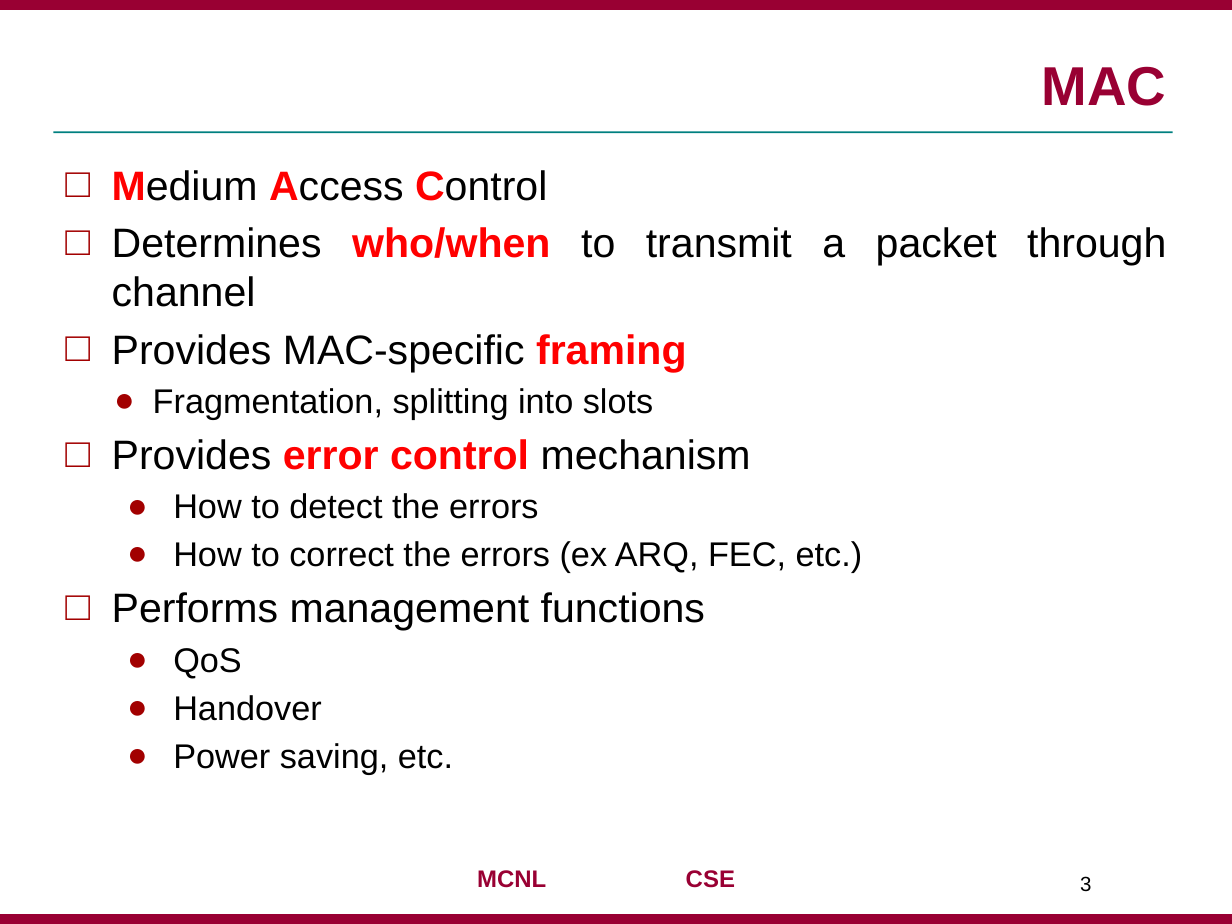
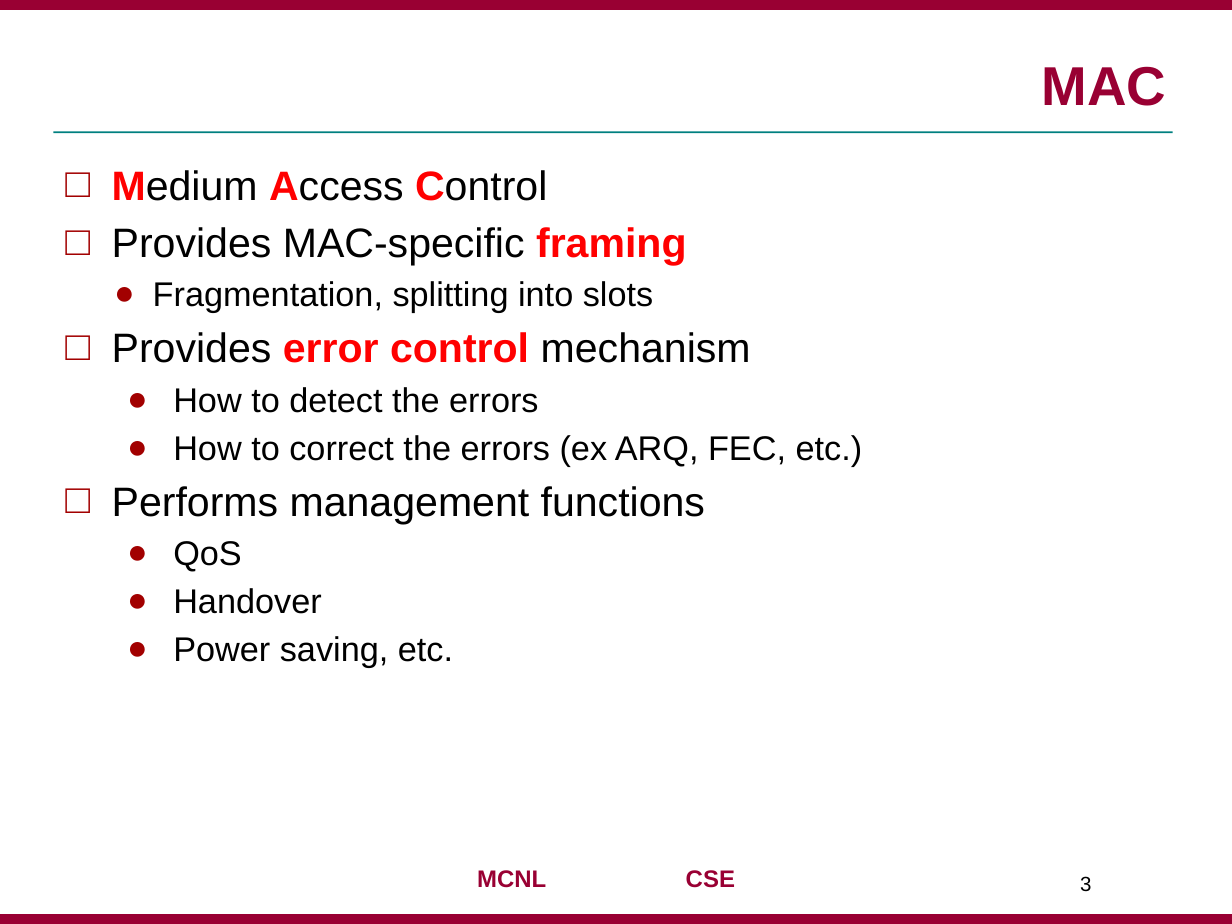
Before and after one commit to jaejunha/Paper, a slide deck: slide 3 of Daily(written_in_Korean)/180901.pptx. Drawn at 1232x924 pixels with LibreOffice and Linux fonts; fonts in the diff are those of the drawing; background and template pictures are left out. Boxes give left, top, right and bottom in pixels: in the first picture for what was removed or moved away, otherwise in the second. Text is boxed around its words. In the diff, an @@ line names an element or a change of style, - is before the commit and + after.

Commit message:
2018.09.01

```diff
--- a/Daily(written_in_Korean)/180901.pptx
+++ b/Daily(written_in_Korean)/180901.pptx
@@ text at <box>112,227,1166,307</box>: paragraph removed @@
-□ Determines who/when to transmit a packet through channel
```
Also in this commit, not shown: 3 other slides changed, 13 slides added, 2 slides removed.
